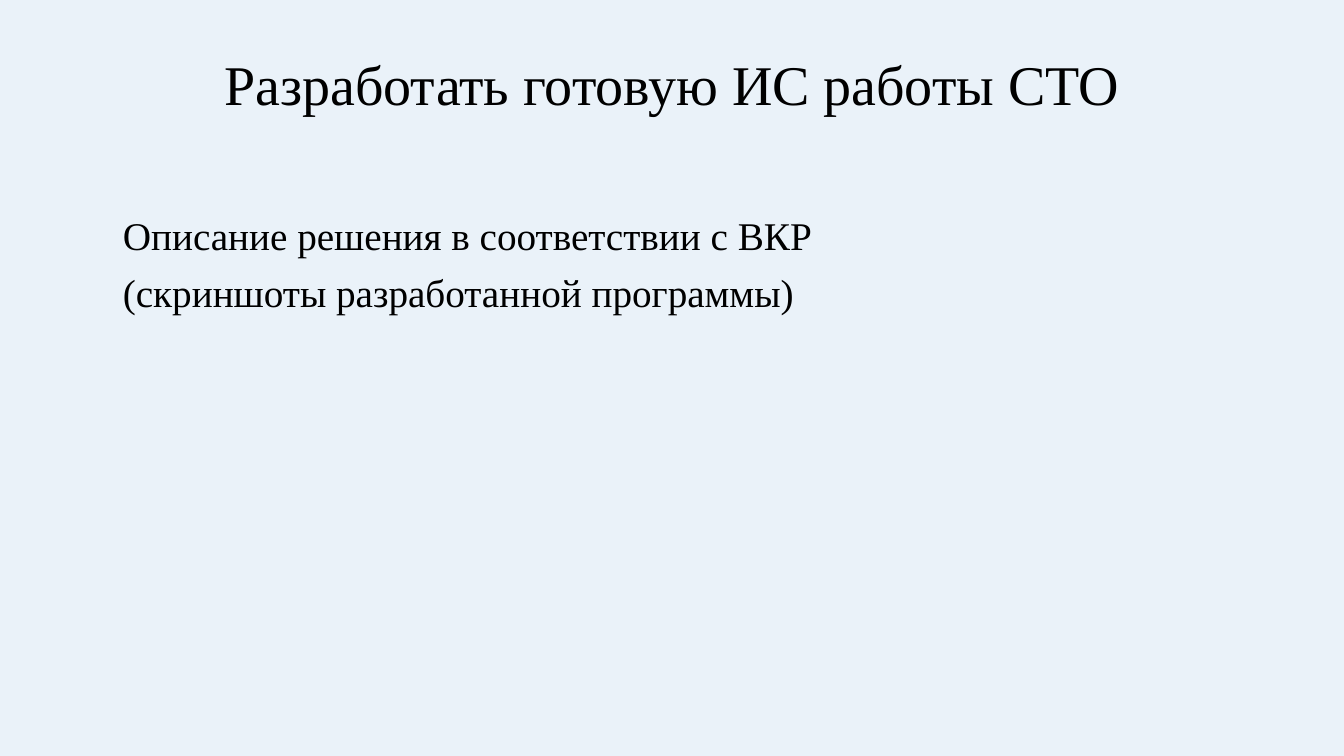
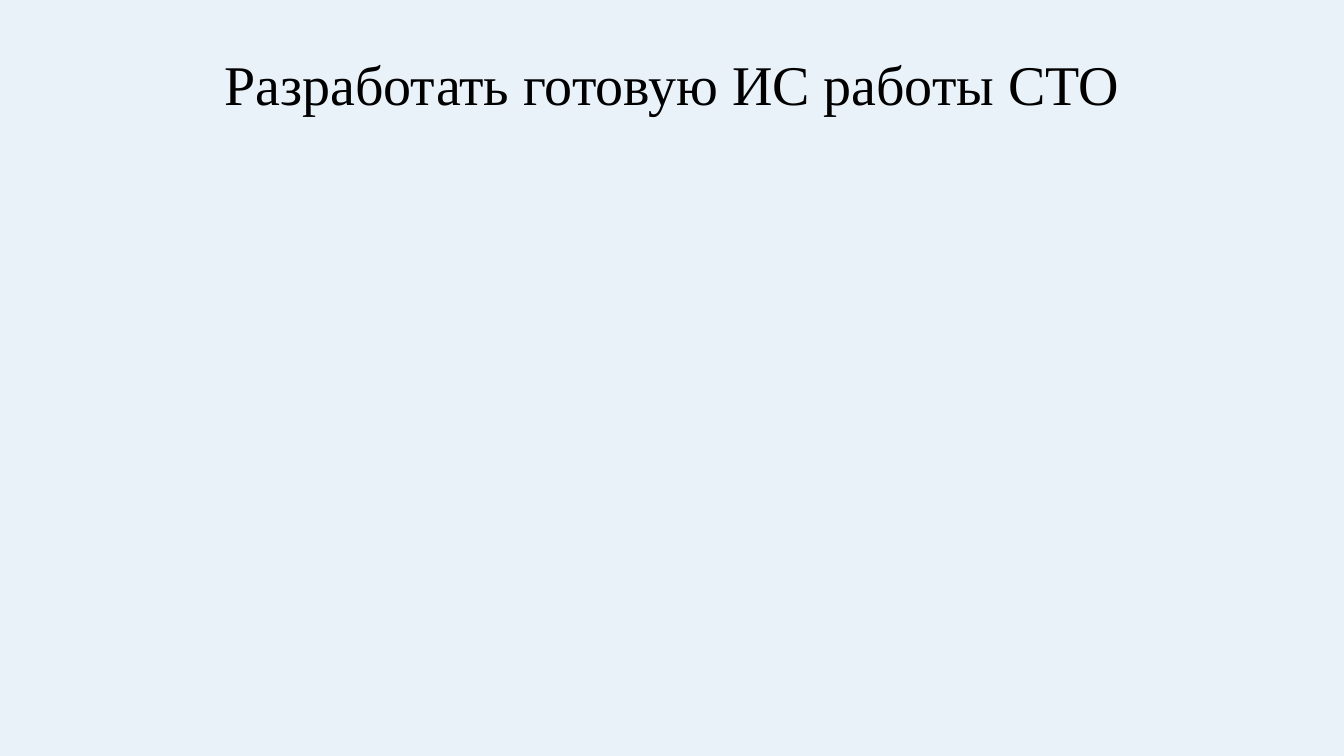
Before and after one commit to IlyaRevkin/VFCS, a slide deck: slide 7 of Отчёт/Создание ИС для автоматизации работы СТО.pptx (slide 6 before the commit). Drawn at 1344x756 pixels with LibreOffice and Linux fonts; fonts in the diff are those of the drawing. Boxes give left, top, right and bottom in pixels: in the first picture for what was removed or moved away, otherwise in the second. Text is boxed around its words. In the diff, an @@ line names an element or a change of style, - is before the commit and + after.

```diff
--- a/Отчёт/Создание ИС для автоматизации работы СТО.pptx
+++ b/Отчёт/Создание ИС для автоматизации работы СТО.pptx
@@ text removed at bbox=[123, 224, 812, 314] @@
-Описание решения в соответствии с ВКР
-(скриншоты разработанной программы)
```
Also in this commit, not shown: 3 other slides changed, 2 slides added, 1 slide removed, 32 other files.
